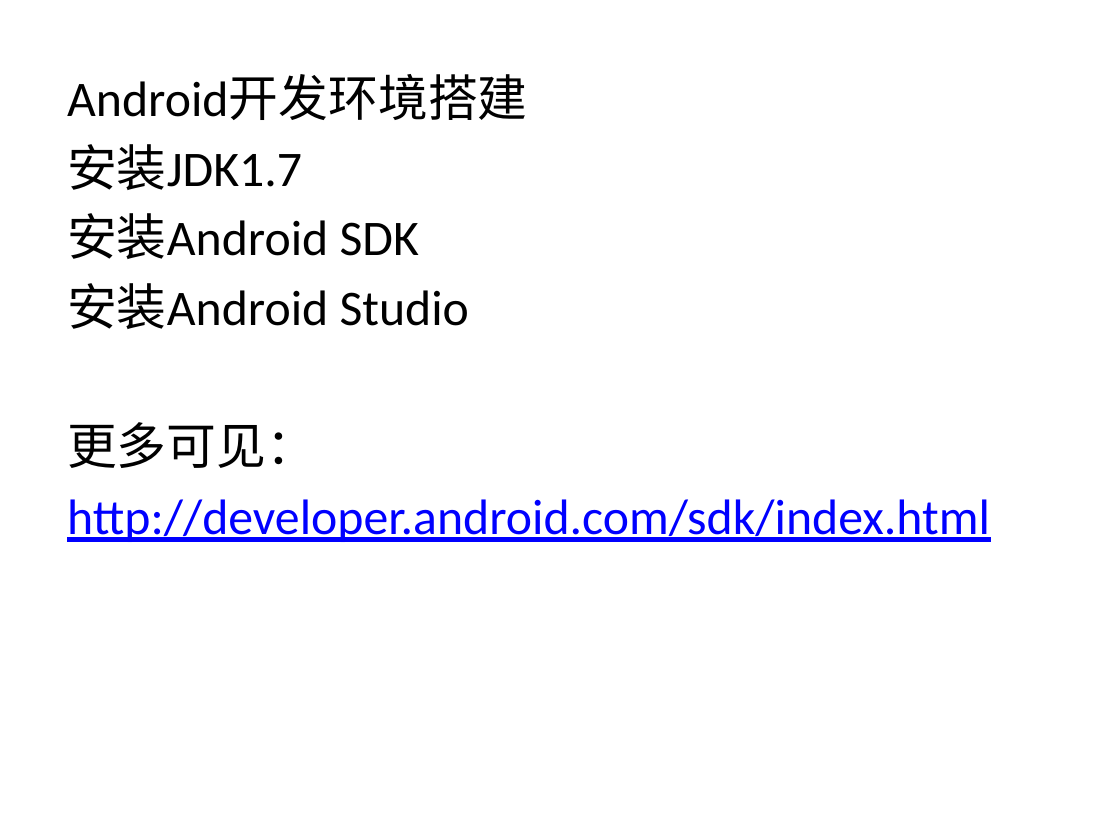
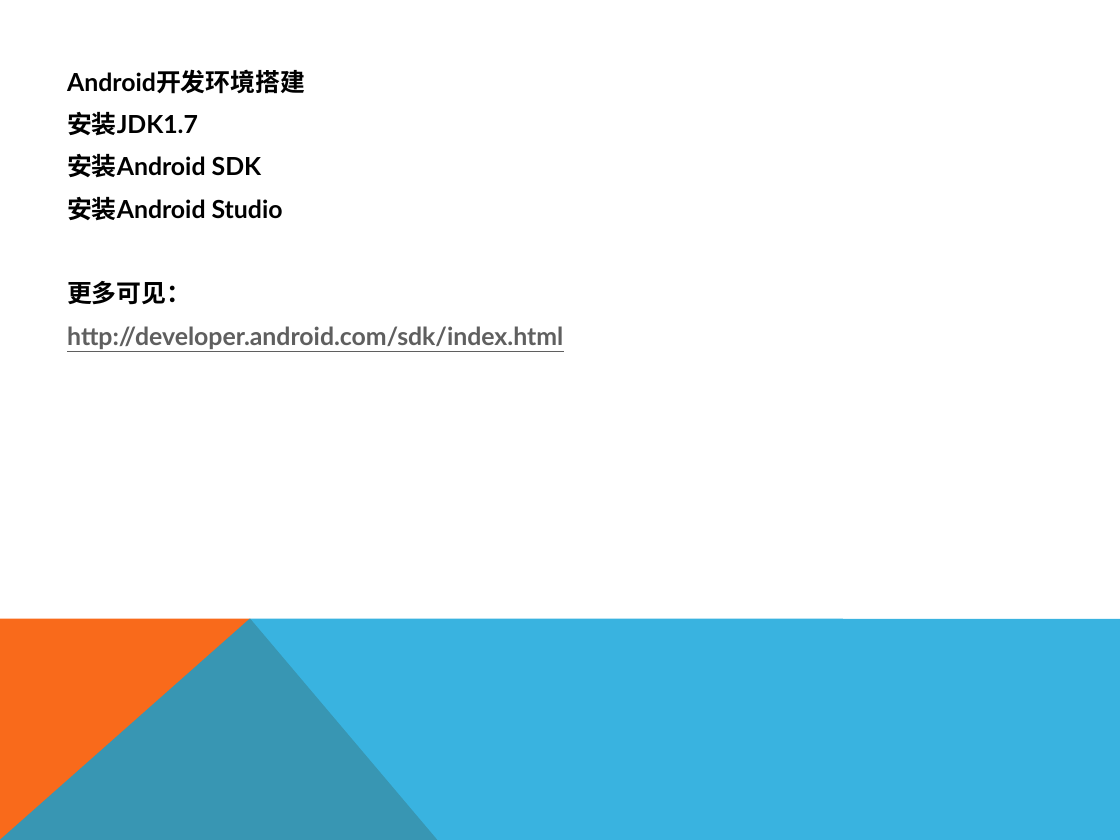
Before and after one commit to nomouse/note, a slide deck: slide 15 of Android/Android入门.pptx (slide 10 before the commit). Drawn at 1120x840 pixels with LibreOffice and Linux fonts; fonts in the diff are those of the drawing. Boxes give left, top, right and bottom in pixels: in the first picture for what was removed or moved away, otherwise in the second. Text is boxed around its words. In the diff, an @@ line names an element or a change of style, - is before the commit and + after.

```diff
--- a/Android/Android入门.pptx
+++ b/Android/Android入门.pptx
@@ text "Android开发环境搭建" at [67,70,563,349]: size 32 to 16 pt, font Calibri to Lato, bold on; text colour #0000FF to #5F5F5F in "http://developer.android.com/sdk/index.html"; more space between paragraphs @@
@@ freeform shape added at [0,618,438,840], fill #F96A1B @@
@@ freeform shape added at [0,618,1120,840], fill #08A1D9 at 80% opacity @@
```
Also in this commit, not shown: 9 other slides changed, 6 slides added, 1 slide removed, 22 other files.
